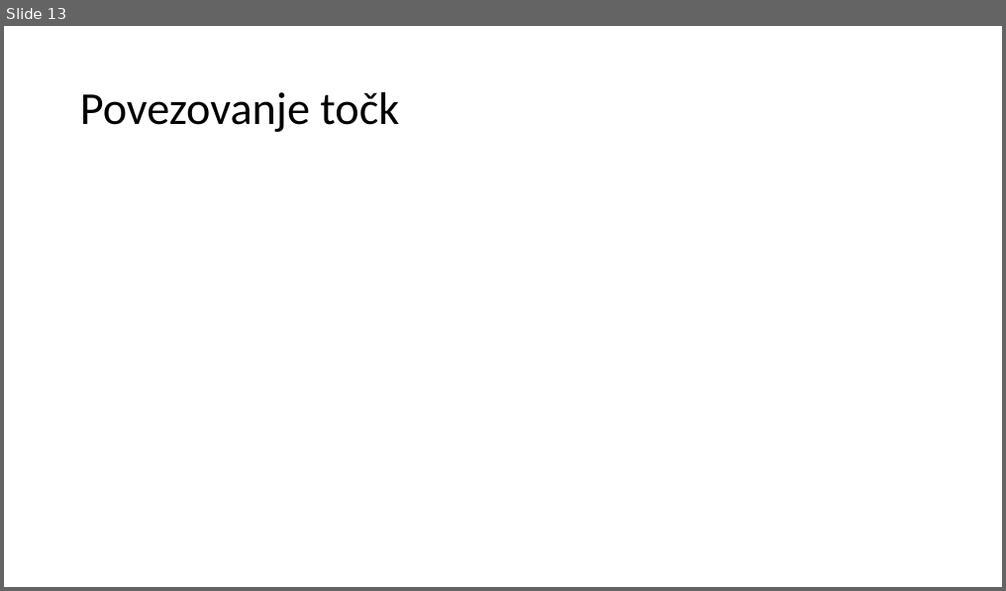
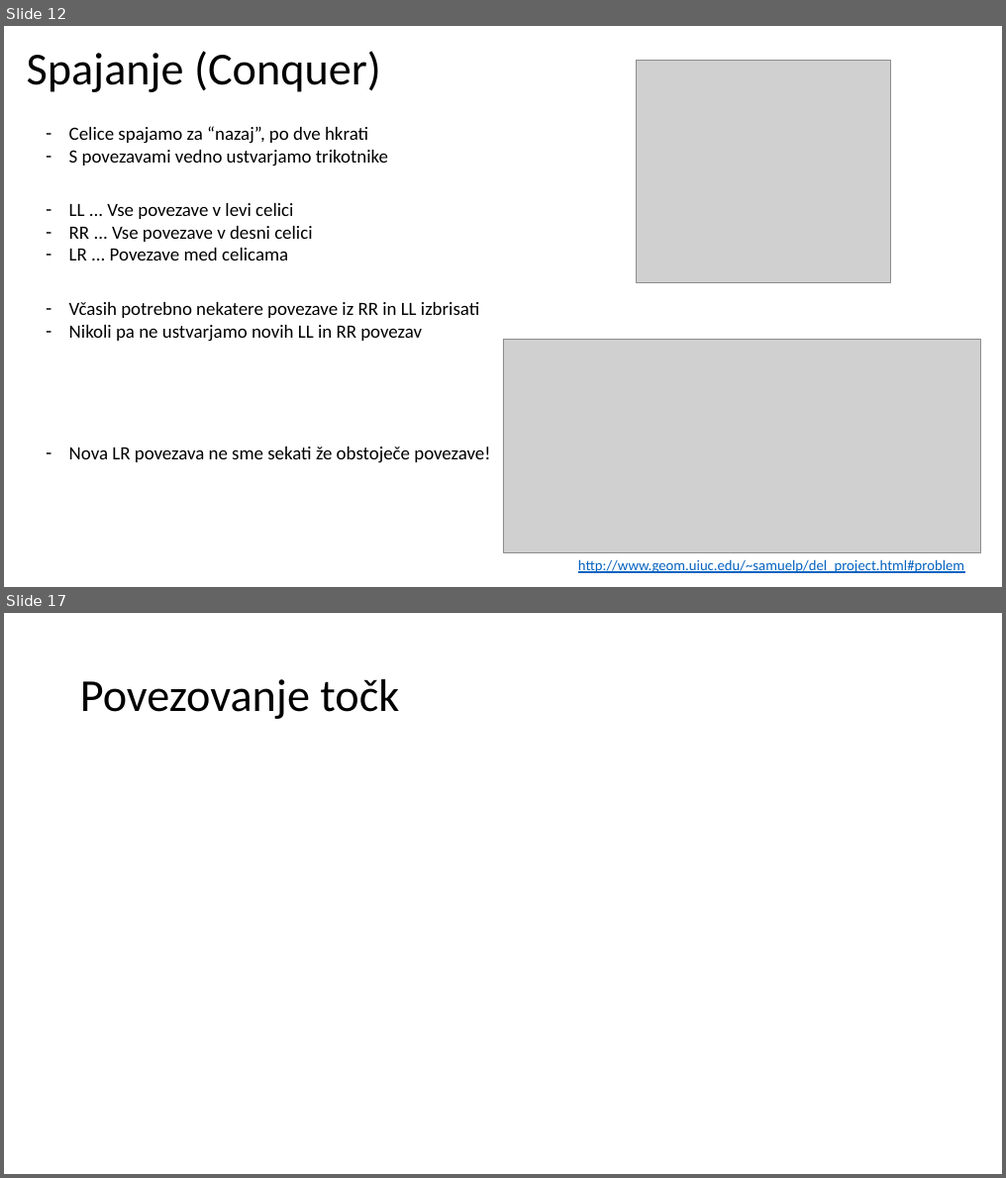
Before and after one commit to 15minutOdmora/voronoi_diagram, a slide deck: predstavitev/Vornoievi_diagrami.pptx. Shown one above the other, each under a label of ours: slide 13 before the commit, slides 12 and 17 after it; the slides between them are not shown. The pictures are 1006x591 and 1006x1178 pixels, drawn with LibreOffice and Linux fonts; fonts in the diff are those of the drawing; grey boxes stand for pictures. Boxes give left, top, right and bottom in pixels: in the first picture for what was removed or moved away, otherwise in the second. Text is boxed around its words. In the diff, an @@ line names an element or a change of style, - is before the commit and + after.

```diff
--- a/predstavitev/Vornoievi_diagrami.pptx
+++ b/predstavitev/Vornoievi_diagrami.pptx
@@ slide 12 added at (x1=4, y1=26, x2=1002, y2=587), background #FFFFFF @@
@@ title added at (x1=27, y1=51, x2=381, y2=92), 44 pt, text #000000 @@
+Spajanje (Conquer)
@@ picture added at (x1=637, y1=61, x2=891, y2=282) @@
@@ text added at (x1=69, y1=126, x2=388, y2=167), 18 pt, text #000000 @@
+– Celice spajamo za “nazaj”, po dve hkrati
+– S povezavami vedno ustvarjamo trikotnike
@@ text added at (x1=69, y1=203, x2=312, y2=261), 18 pt, text #000000 @@
+– LL ... Vse povezave v levi celici
+– RR ... Vse povezave v desni celici
+– LR ... Povezave med celicama
@@ text added at (x1=69, y1=302, x2=479, y2=342), 18 pt, text #000000 @@
+‐ Včasih potrebno nekatere povezave iz RR in LL izbrisati
+‐ Nikoli pa ne ustvarjamo novih LL in RR povezav
@@ picture added at (x1=503, y1=340, x2=981, y2=553) @@
@@ text added at (x1=69, y1=447, x2=490, y2=464), 18 pt, text #000000 @@
+‐ Nova LR povezava ne sme sekati že obstoječe povezave!
@@ text added at (x1=578, y1=560, x2=964, y2=573), 14 pt, text #0563C1, underline @@
+http://www.geom.uiuc.edu/~samuelp/del_project.html#problem
@@ what was slide 13 is now slide 17 @@
```
Also in this commit, not shown: 2 slides changed, 7 other slides added, 4 slides removed, 1 other file.
